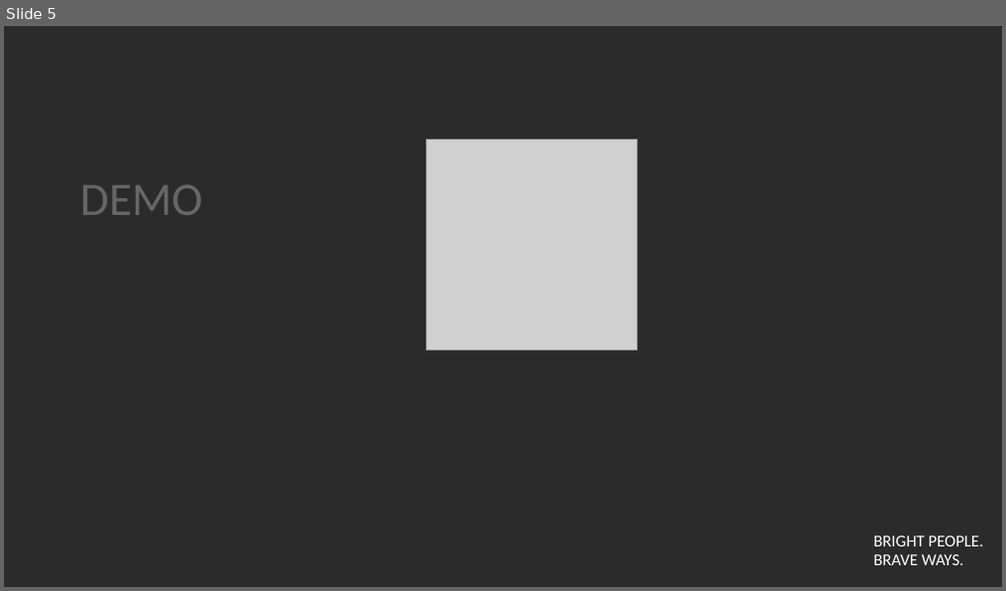
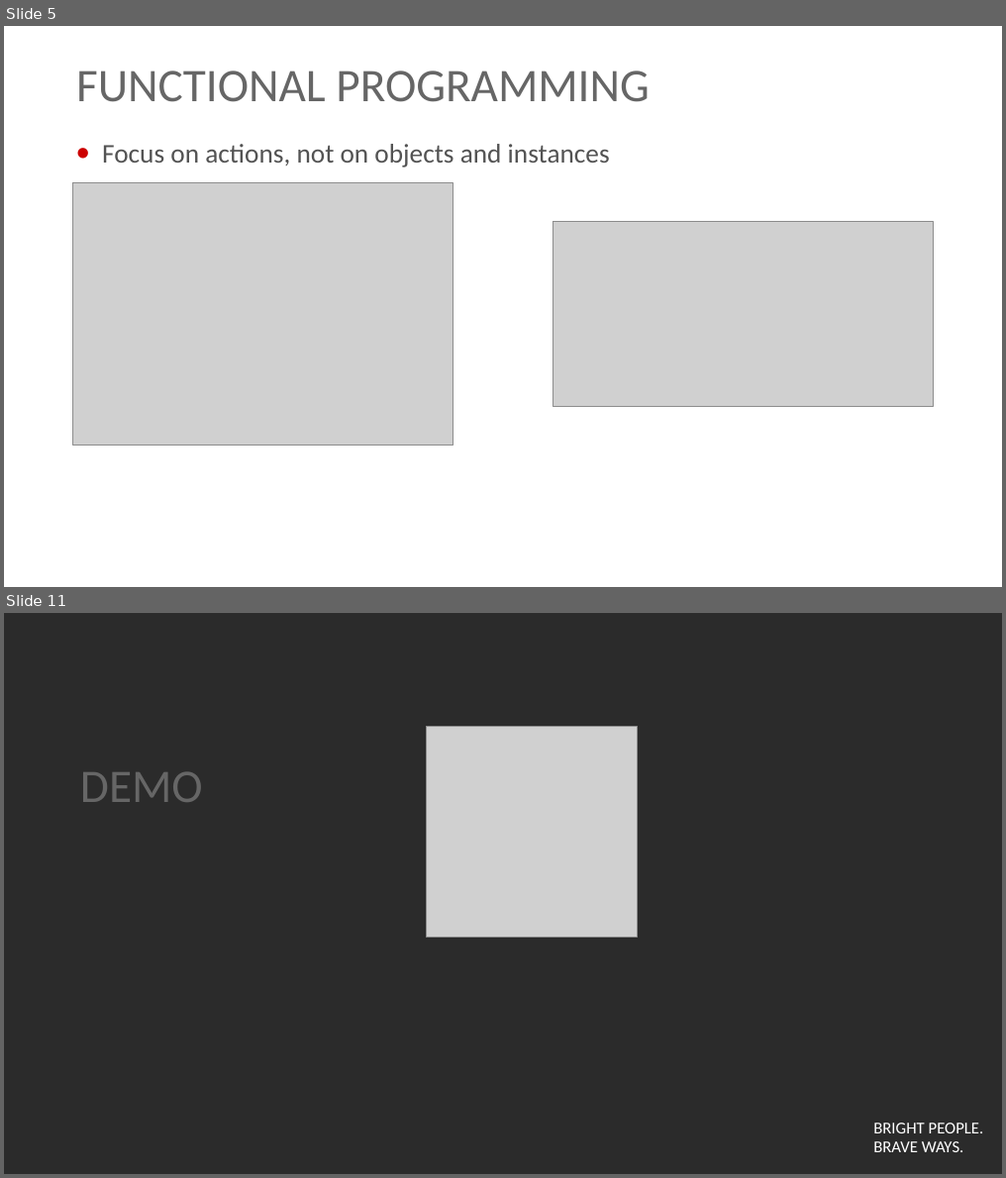
Before and after one commit to georgiyolovski/elixir-tech-talk, a slide deck: Elixir Tech Talk.pptx. Shown one above the other, each under a label of ours: slide 5 before the commit, slides 5 and 11 after it; the slides between them are not shown. The pictures are 1006x591 and 1006x1178 pixels, drawn with LibreOffice and Linux fonts; fonts in the diff are those of the drawing; grey boxes stand for pictures; background and template pictures are left out; a plain dark background stands for a picture behind light text. Boxes give left, top, right and bottom in pixels: in the first picture for what was removed or moved away, otherwise in the second. Text is boxed around its words. In the diff, an @@ line names an element or a change of style, - is before the commit and + after.

```diff
--- a/Elixir Tech Talk.pptx
+++ b/Elixir Tech Talk.pptx
@@ slide 5 added at (x1=4, y1=26, x2=1002, y2=587), background #FFFFFF; not listed: 1 template element that a slide beside it also shows @@
@@ title added at (x1=76, y1=71, x2=648, y2=102), 45 pt, text #666666 @@
+FUNCTIONAL PROGRAMMING
@@ text added at (x1=102, y1=144, x2=610, y2=168), 26 pt, text #535353 @@
+• Focus on actions, not on objects and instances
@@ picture added at (x1=73, y1=183, x2=453, y2=446) @@
@@ picture added at (x1=552, y1=222, x2=933, y2=407) @@
@@ what was slide 5 is now slide 11 @@
```
Also in this commit, not shown: 2 slides changed, 7 other slides added.
